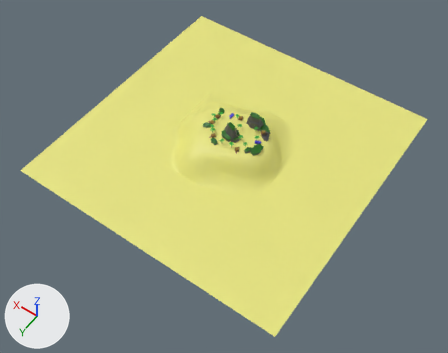
Two versions of the FBX model Assets/Tamas/Gamejam2025Map.fbx, one commit apart.
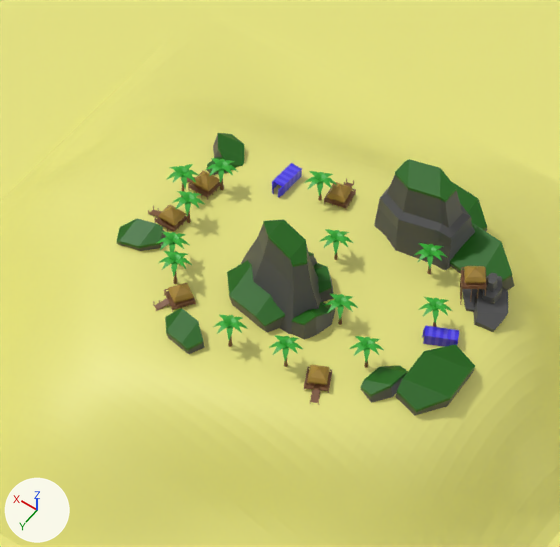
Each version appears first whole from a 50 mm lens placed at (-388.0, 563.0, 786.0), pointed at (-24.0, 54.0, -13.0), and next in a close-up on the part from 41% to 62% of the width and 24% to 50% of the height. Arrows for +X, +Y and +Z are at lower left; the lights stay in place. Where no turn or scale is listed for an object, it has been applied to the vertices. Vertices at the same position are counted once.

Objects in the first close-up: 'BeachHut.001', 'BeachHut.002', 'BeachHut.003', 'BeachHut.004', 'BeachHut.005', 'Cube.014', 'Cube.015', 'Plane', 'Rock1.001', 'Rock1.003', 'Rock1.004', 'Rock1.010', 'SniperHut'.
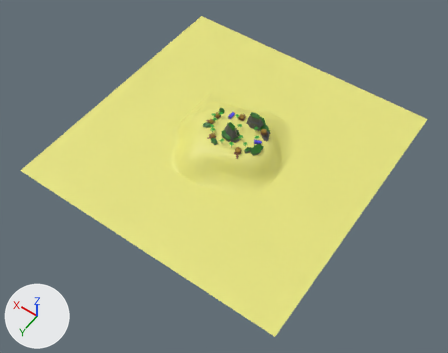
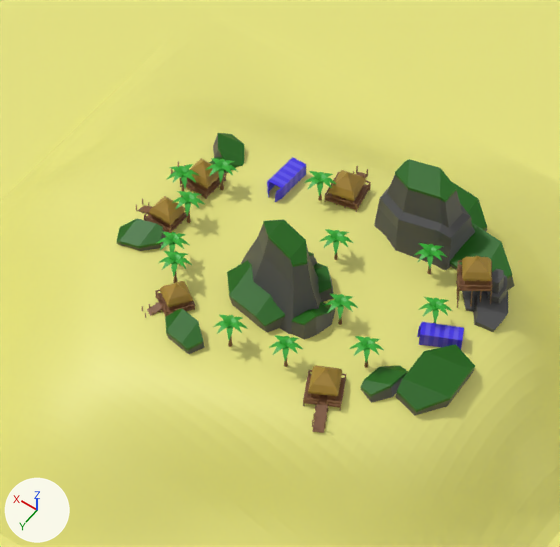
Commit message: Map object resizes.
Beach hut resizes zodat de player erin kan.

Where the newer file only moved an object's origin or applied its transform, the numbers keep the older frame.

Changed parts and their boxes [x1, y1, x2, y2] in the close-ups (560 x 547 px; the box of a moved part takes in the faces that stretch with it):
'BeachHut.001', reshaped, moved (52% wider, 68% taller): before [304, 365, 332, 405]; after [303, 365, 346, 433]
'BeachHut.005', reshaped, moved (42% wider, 47% taller): before [324, 178, 356, 209]; after [325, 166, 371, 212]
'SniperHut', mesh rescaled: before [460, 266, 486, 305]; after [456, 256, 492, 308]
'BeachHut.002', reshaped, moved (23% wider, 27% taller): before [153, 283, 196, 312]; after [142, 281, 195, 318]
'BeachHut.003', reshaped, moved (30% wider, 36% taller): before [148, 205, 187, 232]; after [136, 196, 187, 233]
'Cube.015', moved, rescaled: before [422, 326, 459, 346]; after [417, 322, 464, 350]
'Cube.014', moved, rescaled (29% wider, 28% taller): before [272, 163, 302, 198]; after [267, 157, 306, 202]
'BeachHut.004', reshaped, moved: before [187, 171, 220, 200]; after [171, 158, 226, 199]
'Rock1.003', moved: before [482, 276, 502, 304]; after [487, 275, 507, 304]
'Rock1.004', moved, rescaled (18% wider, 30% taller): before [487, 273, 497, 292]; after [492, 269, 504, 294]
part 1 of me_cube_041, moved or reshaped: before [327, 182, 352, 203]; after [329, 170, 366, 201]
part 2 of me_cube_041, moved or reshaped: before [345, 182, 353, 187]; after [356, 172, 367, 178]
part 3 of me_cube_041, moved or reshaped: before [325, 191, 356, 208]; after [325, 184, 371, 210]
part 4 of me_cube_041, moved or reshaped: before [324, 183, 334, 199]; after [325, 172, 339, 196]
part 5 of me_cube_041, moved or reshaped: before [325, 190, 356, 206]; after [326, 182, 370, 206]
part 6 of me_cube_041, added: after [331, 188, 362, 205]

What changed in the scene script:
```text
Change me_cube_039:
    where me_cube_039.from_pydata(...)  # 437 vertices, 323 faces; spans x -5.06..4.84, y -5.27..6.4, z -2.72..4.49
    me_cube_039 part 9: the whole mesh is multiplied about the mesh origin by the matrix ((1.269, 0.0, 0.0), (0.0, 1.269, 0.0), (0.0, 0.0, 1.455))
Change me_cube_040:
    where me_cube_040.from_pydata(...)  # 491 vertices, 369 faces; spans x -4.17..7.1, y -3.42..3.44, z -2.72..4.49
    me_cube_040 part 7: the whole mesh is multiplied about the mesh origin by the matrix ((1.317, 0.0, 0.0), (0.0, 1.317, 0.0), (0.0, 0.0, 1.509))
Change me_cube_043:
    where me_cube_043.from_pydata(...)  # 453 vertices, 337 faces; spans x -5.3..4.0, y -5.1..4.2, z -13.3..4.5
    me_cube_043 part 10: the whole mesh is scaled about its middle by (1.37, 1.37, 1.71), then moved by (-0.2, -0.2, -2.0)
Change me_cube_038:
    where me_cube_038.from_pydata(...)  # 445 vertices, 325 faces; spans x -4.14..4.83, y -5.15..6.78, z -2.72..4.49
    me_cube_038 part 11: the whole mesh is multiplied about the mesh origin by the matrix ((1.515, 0.0, 0.0), (0.0, 1.515, 0.0), (0.0, 0.0, 1.736))
Change me_cube_029:
    where me_cube_029.from_pydata(...)  # 443 vertices, 327 faces; spans x -4.17..7.1, y -3.42..3.44, z -2.72..4.49
    me_cube_029 part 8: the whole mesh is multiplied about the mesh origin by the matrix ((1.382, 0.0, 0.0), (0.0, 1.382, 0.0), (0.0, 0.0, 1.585))
Change me_cube_041:
    remove me_cube_041.from_pydata(...)  # 496 vertices, 369 faces; spans x -4.09..3.78, y -7.14..4.66, z -2.72..4.49
    add me_cube_041.from_pydata(...)  # 495 vertices, 369 faces; spans x -5.97..5.52, y -10.44..6.8, z -4.56..7.52
    me_cube_041 part 1: the loose piece of 158 vertices spanning x -3.31..2.94, y -2.29..4.31, z 0.72..4.49 is multiplied about the mesh origin by the matrix ((1.461, 0.0, 0.0), (0.0, 1.461, 0.0), (0.0, 0.0, 1.675))
    me_cube_041 part 2: the loose piece of 8 vertices spanning x -0.52..2.35, y -7.14..-2.18, z -2.72..-0.6 is scaled about its middle by (1.46, 1.46, 1.67), then moved by (0.42, -2.15, -1.12)
    me_cube_041 part 3: the loose piece of 8 vertices spanning x -4.09..3.78, y -3.2..4.66, z -0.84..-0.58 is scaled about the mesh origin by (1.46, 1.46, 1.67)
    me_cube_041 part 4: the loose piece of 15 vertices spanning x 1.22..3.78, y -2.4..4.66, z 0.17..0.38 is scaled about the mesh origin by (1.46, 1.46, 1.67)
    me_cube_041 part 5: the loose piece of 15 vertices spanning x -4.08..2.31, y -3.0..4.62, z 0.17..0.38 is scaled about the mesh origin by (1.46, 1.46, 1.67)
    me_cube_041 part 6: a new loose piece of 39 vertices spanning x -4.15..2.27, y -1.98..5.58, z -0.97..2.38, in mat_treewood (brown #815736)
Change ob_beachhut_002:
    ob_beachhut_002.location: (13.6, 31.0, 41.2) -> (14.0, 32.9, 41.4)
Change ob_cube_015:
    ob_cube_015.location: (-5328.0, 4144.0, -173.8) -> (-5328.0, 4175.0, -173.8)
    ob_cube_015.scale: (1.0, 1.0, 1.0) -> (1.25, 1.25, 1.25)
Change ob_beachhut_003:
    ob_beachhut_003.location: (32.8, 8.5, 41.5) -> (34.8, 8.5, 41.8)
Change ob_rock1_003:
    ob_rock1_003.location: (-55.2, -20.2, 42.8) -> (-56.1, -21.2, 42.8)
Change ob_cube_014:
    ob_cube_014.location: (1423.0, 4163.0, 2182.0) -> (1423.0, 4192.0, 2182.0)
    ob_cube_014.scale: (1.0, 1.0, 1.0) -> (1.3, 1.3, 1.3)
Change ob_rock1_004:
    ob_rock1_004.location: (-5518.0, 4435.0, 2016.0) -> (-5611.0, 4435.0, 2118.0)
    ob_rock1_004.scale: (0.217, 0.217, 0.217) -> (0.27, 0.27, 0.27)
Change ob_beachhut_001:
    ob_beachhut_001.location: (-34.8, 33.5, 41.4) -> (-38.4, 35.7, 41.7)
Change ob_beachhut_004:
    ob_beachhut_004.location: (32.8, -7.5, 41.5) -> (34.8, -8.8, 41.8)
Change ob_beachhut_005:
    ob_beachhut_005.location: (-1.4, -25.9, 42.4) -> (-2.2, -28.7, 42.9)
```
